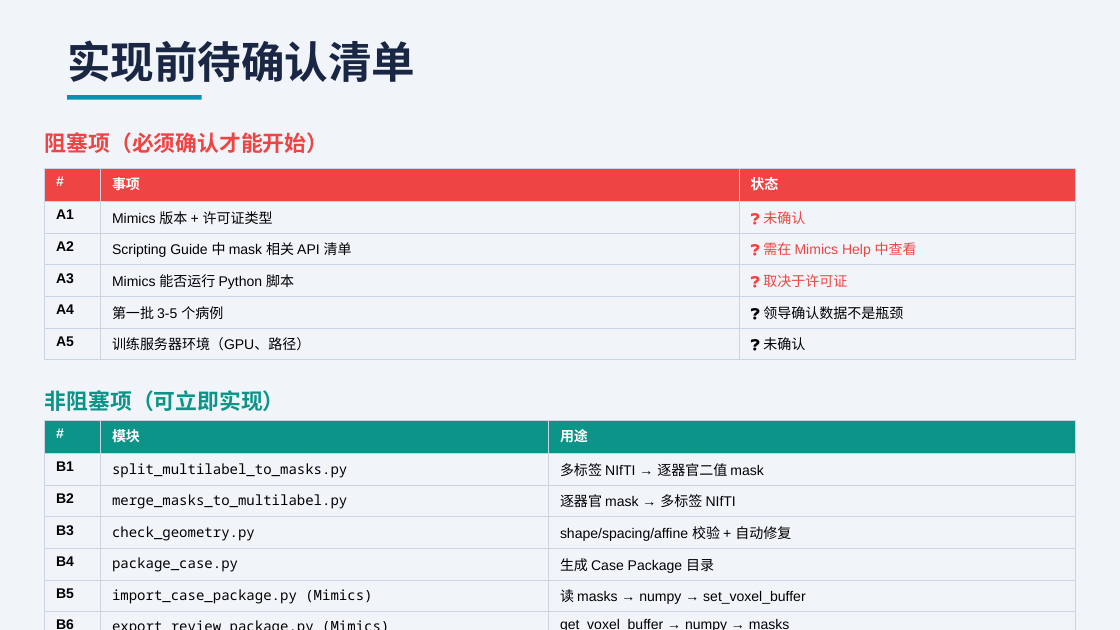
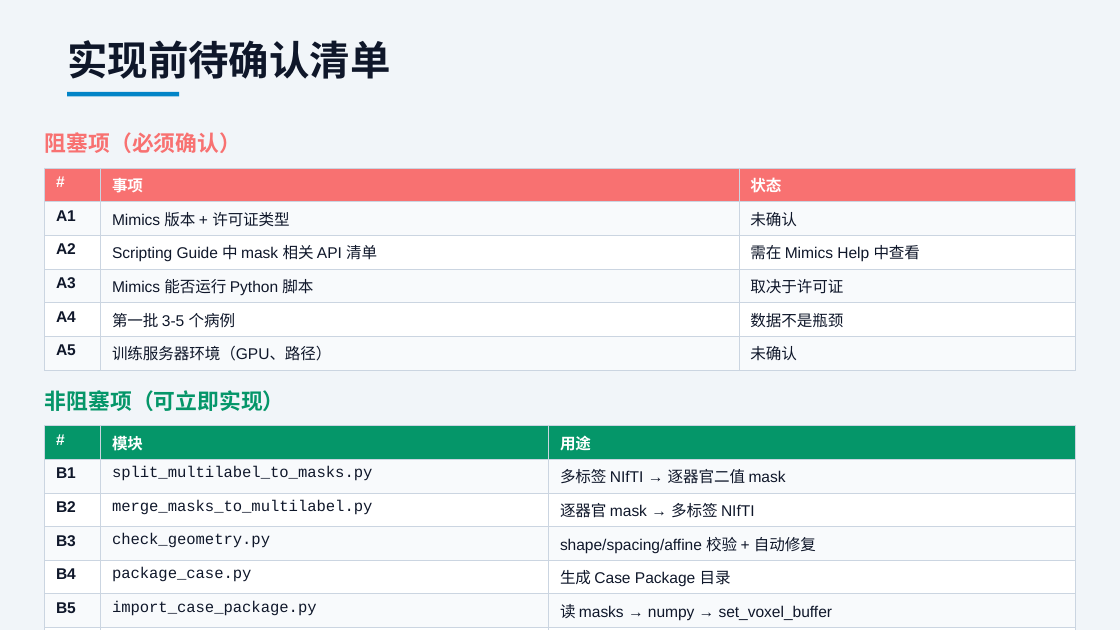
Before and after one commit to ShijianRuan/SegmentationPlatform, a slide deck: slide 14 of SegmentationPlatform_Architecture.pptx. Drawn at 1120x630 pixels with LibreOffice and Linux fonts; fonts in the diff are those of the drawing. Boxes give left, top, right and bottom in pixels: in the first picture for what was removed or moved away, otherwise in the second. Text is boxed around its words. In the diff, an @@ line names an element or a change of style, - is before the commit and + after.

```diff
--- a/SegmentationPlatform_Architecture.pptx
+++ b/SegmentationPlatform_Architecture.pptx
@@ text "实现前待确认清单" at [67, 40, 391, 79]: size 28 to 26 pt, text colour #1A2744 to #0F172A @@
@@ rectangle: place and size @@
-rectangle at [67, 95, 202, 100]
+rectangle at [67, 92, 179, 96]
@@ rectangle at [67, 92, 179, 96]: fill #0891B2 to #0284C7 @@
@@ text at [45, 132, 241, 153]: text changed; text colour #EF4444 to #F87171 @@
-阻塞项（必须确认才能开始）
+阻塞项（必须确认）
@@ table at [45, 168, 1075, 365] @@
-row 2, column 3: ❓ 未确认
+row 2, column 3: 未确认
-row 3, column 3: ❓ 需在 Mimics Help 中查看
+row 3, column 3: 需在 Mimics Help 中查看
-row 4, column 3: ❓ 取决于许可证
+row 4, column 3: 取决于许可证
-row 5, column 3: ❓ 领导确认数据不是瓶颈
+row 5, column 3: 数据不是瓶颈
-row 6, column 3: ❓ 未确认
+row 6, column 3: 未确认
@@ fill #EF4444 to #F87171 in row 1 @@
@@ fill none to #F8FAFC in 9 cells @@
@@ fill none to #FFFFFF in 6 cells @@
@@ size 9 to 10 pt in "#", "事项", "状态", "A1" and 9 more places @@
@@ text colour #000000 to #0F172A in "A1", "Mimics 版本 + 许可证类型", "A2", "Scripting Guide 中 mask 相关 API 清单" and 6 more places @@
@@ text "非阻塞项（可立即实现）" at [45, 390, 285, 411]: text colour #0D9488 to #059669 @@
@@ table at [45, 426, 1075, 624] @@
-row 6, column 2: import_case_package.py (Mimics)
+row 6, column 2: import_case_package.py
-row 7, column 2: export_review_package.py (Mimics)
+row 7, column 2: export_review_package.py
-row 7, column 3: get_voxel_buffer → numpy → masks
+row 7, column 3: get_voxel_buffer → numpy → 保存 masks
@@ fill #0D9488 to #059669 in row 1 @@
@@ fill none to #F8FAFC in 9 cells @@
@@ fill none to #FFFFFF in 9 cells @@
@@ size 9 to 10 pt in "#", "模块", "用途", "B1" and 14 more places @@
@@ text colour #000000 to #0F172A in "B1", "split_multilabel_to_masks.py", "多标签 NIfTI → 逐器官二值 mask", "B2" and 11 more places @@
@@ font Noto Sans Mono to Courier New in "split_multilabel_to_masks.py", "merge_masks_to_multilabel.py", "check_geometry.py", "package_case.py" @@
@@ table: place and size @@
-table at [45, 420, 1075, 630]
+table at [45, 426, 1075, 624]
```
Also in this commit, not shown: 13 other slides changed, 1 slide added, 1 slide removed, 2 other files.
